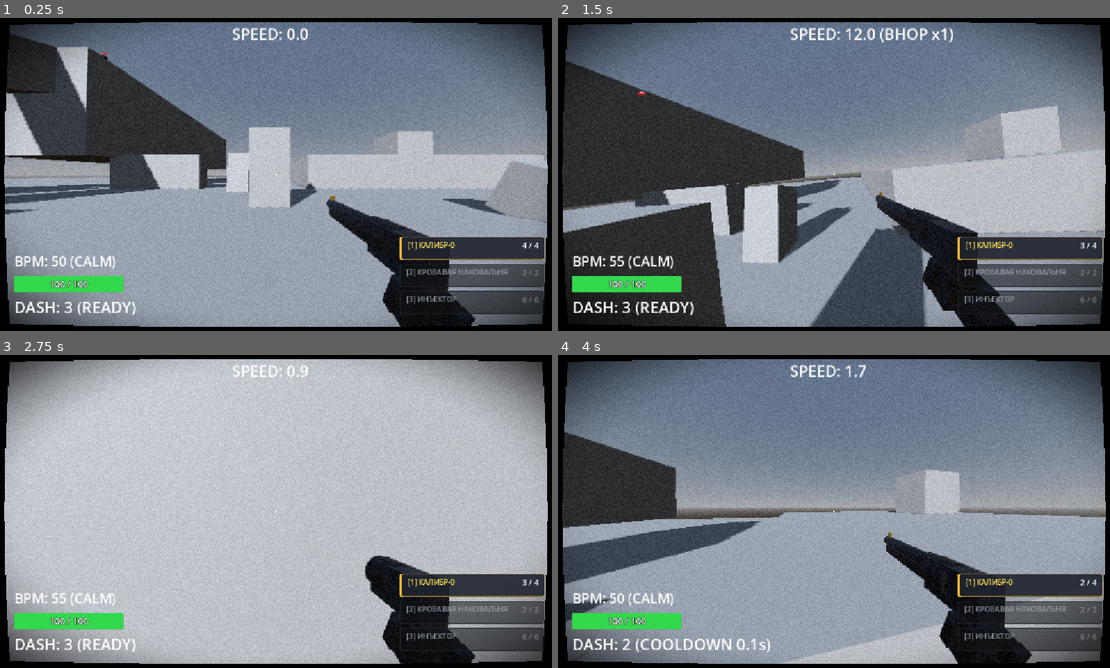
Above: before the commit, frames 1-4 (two rows, left to right).
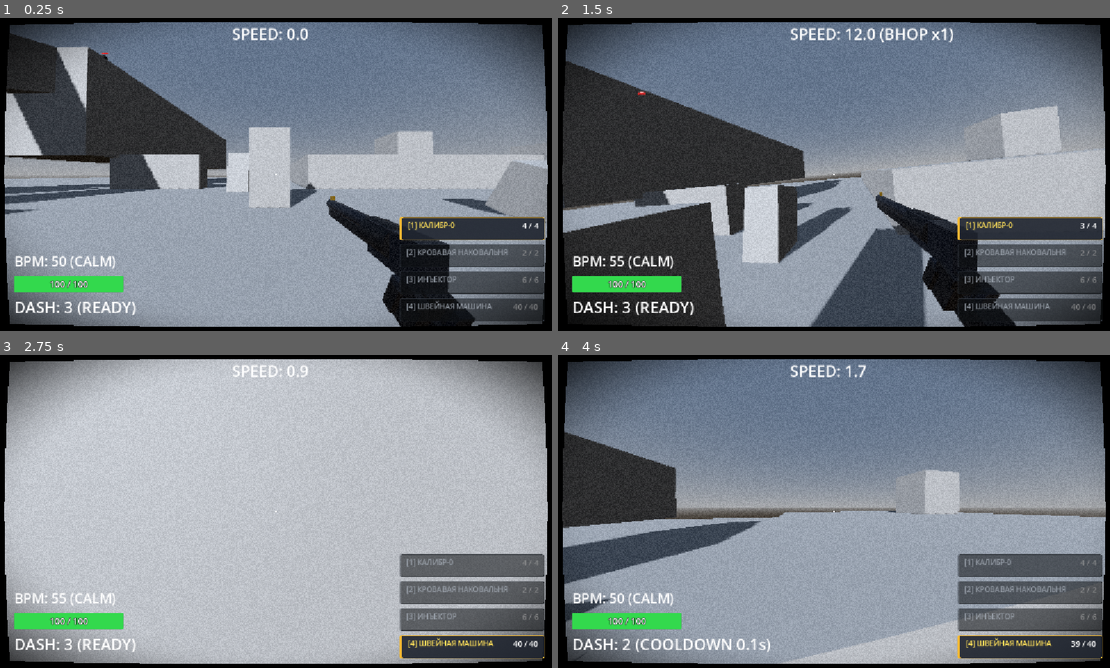
Above: after the commit, the same moments.

Repository: ggou3/voidkill
Game: Godot game, scene res://world.tscn
Same seed, same stepped clock (60 frames per second), same inputs: the game is played once before the commit and once after it.
Inputs (mouse positions are in pixels of both pictures, inside the frame that each line leads up to):
- Up to frame 1 (0.25 s): no input
- Up to frame 2 (1.5 s): tap Enter at 0.5 s; move the mouse to (867, 174) at 0.52 s; hold Right mouse button (alt_fire) 0.53-1.28 s; hold W (move_forward) from 0.53 s (still down); tap Space (jump) at 0.77 s; click (867, 174) at 0.8 s; move the mouse to (806, 174) at 1.27 s; click (806, 174) at 1.35 s
- Up to frame 3 (2.75 s): keep holding W (move_forward); tap Space (jump) at 1.52 s; tap 4 at 1.55, 2.1 s; move the mouse to (292, 505) at 2.02 s; hold Right mouse button (alt_fire) from 2.03 s (still down)
- Up to frame 4 (4 s): keep holding W (move_forward); move the mouse to (828, 517) at 2.77 s; release Right mouse button (alt_fire) at 2.78 s; right-click (828, 517) at 2.85 s; tap Space (jump) at 3.02, 3.77 s; click (828, 517) at 3.05 s; move the mouse to (878, 514) at 3.52 s; hold Shift (dash) from 3.53 s (still down); tap 4 at 3.8 s

The runs differ from the first frame. In frame 1, 5.0% of the frame differs, in the area x 72-99%, y 63-97%; in frame 2, 5.4%; in frame 3, 8.7%; in frame 4, 9.3%, in the area x 59-99%, y 56-99%.

Commit message:
Add Sewing Machine weapon step 1: automatic needle fire, needle stacking with 6s lifetime, and enemy visual indicators

Diff:
--- a/enemy.gd
+++ b/enemy.gd
@@ -47,6 +47,8 @@
 var poison_tick_interval: float = 0.5
 var poison_tick_timer: float = 0.0
 var poison_damage_per_tick: int = 3
+var needle_count: int = 0
+var needle_timers: Array[float] = []
 var inflation_tween: Tween = null
 var inflation_pulse_tween: Tween = null
 
@@ -181,6 +183,22 @@
 		if poison_tick_timer <= 0.0:
 			poison_tick_timer = poison_tick_interval
 			_apply_poison_tick()
+
+	# Обработка застрявших игл: независимый таймер 6.0с на каждую иглу
+	if not needle_timers.is_empty():
+		var write_idx = 0
+		var changed = false
+		for i in range(needle_timers.size()):
+			var t = needle_timers[i] - delta
+			if t > 0.0:
+				needle_timers[write_idx] = t
+				write_idx += 1
+			else:
+				changed = true
+		if changed:
+			needle_timers.resize(write_idx)
+			needle_count = write_idx
+			_update_needle_visuals()
 
 	match current_state:
 		State.IDLE:
@@ -428,6 +446,43 @@
 	if health <= 0:
 		explosion_chain_depth = 0
 		set_state(State.DEAD)
+
+func add_needle():
+	if current_state == State.DEAD:
+		return
+	needle_timers.append(6.0)
+	needle_count = needle_timers.size()
+	_update_needle_visuals()
+	print("[%s] Needle stuck! Total needles: %d" % [name, needle_count])
+
+func _update_needle_visuals():
+	if current_state == State.DEAD:
+		return
+	if is_inflated:
+		return # Визуал раздутия Инъектора имеет приоритет
+
+	if needle_count > 0:
+		# Мягкое увеличение размера пропорционально количеству игл (до +18% при 30 иглах)
+		var n_factor = clamp(float(needle_count) / 30.0, 0.0, 1.0)
+		var target_scale = Vector3.ONE * (1.0 + n_factor * 0.18)
+		if body_mesh:
+			body_mesh.scale = target_scale
+			if not body_override_mat:
+				var orig_mat = body_mesh.get_surface_override_material(0)
+				body_override_mat = orig_mat.duplicate() if orig_mat else StandardMaterial3D.new()
+				body_mesh.set_surface_override_material(0, body_override_mat)
+			body_override_mat.emission_enabled = true
+			body_override_mat.emission = Color(0.75, 0.88, 1.0) # Металлический отблеск игл
+			body_override_mat.emission_energy_multiplier = 0.4 + n_factor * 1.6
+		if head_mesh:
+			head_mesh.scale = target_scale
+	else:
+		if body_mesh:
+			body_mesh.scale = Vector3.ONE
+			if body_override_mat:
+				body_override_mat.emission_enabled = false
+		if head_mesh:
+			head_mesh.scale = Vector3.ONE
 
 func inflate():
 	if is_inflated or current_state == State.DEAD:
--- a/head.gd
+++ b/head.gd
@@ -19,6 +19,7 @@
 @onready var revolver_model = $Camera3D/Revolver
 @onready var shotgun_model = $Camera3D/Shotgun
 @onready var injector_model = get_node_or_null("Camera3D/Injector")
+@onready var smg_model = get_node_or_null("Camera3D/SewingMachine")
 @onready var left_arm = $Camera3D/LeftArm
 
 var active_weapon: Node3D
@@ -89,6 +90,8 @@
 		shotgun_model.visible = (index == 1)
 	if injector_model:
 		injector_model.visible = (index == 2)
+	if smg_model:
+		smg_model.visible = (index == 3)
 
 	if index == 0:
 		active_weapon = revolver_model
@@ -96,6 +99,8 @@
 		active_weapon = shotgun_model
 	elif index == 2:
 		active_weapon = injector_model
+	elif index == 3:
+		active_weapon = smg_model if smg_model else null
 
 	if active_weapon:
 		active_weapon.position = weapon_default_pos
--- a/player.gd
+++ b/player.gd
@@ -188,6 +188,7 @@
 		if event.keycode == KEY_1: weapons.switch_weapon(0)
 		elif event.keycode == KEY_2: weapons.switch_weapon(1)
 		elif event.keycode == KEY_3: weapons.switch_weapon(2)
+		elif event.keycode == KEY_4: weapons.switch_weapon(3)
 
 	if event.is_action_pressed("shoot"):
 		weapons.shoot(has_infinite_ammo())
--- a/scripts/audio_manager.gd
+++ b/scripts/audio_manager.gd
@@ -30,7 +30,8 @@
 	"reload": 0.34,
 	"slide": 1.5,
 	"dry_fire": 0.08,
-	"rail_shot": 0.32
+	"rail_shot": 0.32,
+	"needle_shot": 0.06
 }
 
 var external_sounds: Dictionary = {}
@@ -242,6 +243,7 @@
 	sound_buffers["reload"] = _gen_reload()
 	sound_buffers["dry_fire"] = _gen_dry_fire()
 	sound_buffers["rail_shot"] = _gen_rail_shot()
+	sound_buffers["needle_shot"] = _gen_needle_shot()
 
 func _gen_dry_fire() -> PackedVector2Array:
 	var dur = sound_durations["dry_fire"]
@@ -256,6 +258,23 @@
 		phase += freq * dt * TAU
 		var env = exp(-t * 55.0)
 		var s = sin(phase) * env * 0.35
+		arr[i] = Vector2(s, s)
+	return arr
+
+func _gen_needle_shot() -> PackedVector2Array:
+	var dur = sound_durations["needle_shot"]
+	var samples = int(dur * MIX_RATE)
+	var arr = PackedVector2Array()
+	arr.resize(samples)
+	var dt = 1.0 / MIX_RATE
+	var phase: float = 0.0
+	for i in range(samples):
+		var t = float(i) * dt
+		var freq = 2600.0 * exp(-t * 90.0) + 400.0
+		phase += TAU * freq * dt
+		var click = sin(phase) * exp(-t * 75.0) * 0.42
+		var noise = randf_range(-1.0, 1.0) * exp(-t * 95.0) * 0.32
+		var s = clamp((click + noise) * 0.5, -1.0, 1.0)
 		arr[i] = Vector2(s, s)
 	return arr
 
--- a/weapon_manager.gd
+++ b/weapon_manager.gd
@@ -3,8 +3,8 @@
 var current_weapon_index = 0
 var is_reloading = false
 var is_bursting = false
-var fire_timers = [0.0, 0.0, 0.0]
-var passive_reload_timers = [0.0, 0.0, 0.0]
+var fire_timers = [0.0, 0.0, 0.0, 0.0]
+var passive_reload_timers = [0.0, 0.0, 0.0, 0.0]
 var active_reload_timer = 0.0
 
 var anvil_alt_cooldown: float = 1.2
@@ -67,10 +67,28 @@
 		"air_multiplier": 1.0,
 		"has_vacuum": false,
 		"is_injector": true
+	},
+	{
+		"name": "ШВЕЙНАЯ МАШИНА",
+		"max_ammo": 40,
+		"damage": 6,
+		"pellets": 1,
+		"spread": 0.02,
+		"fire_rate": 0.1, # 10 выстрелов/сек (0.1с интервал)
+		"reload_time": 2.0,
+		"cam_shake": 0.025,
+		"weapon_kick": 0.08,
+		"knockback": 1.0,
+		"upward_kick": 0.0,
+		"headshot_multiplier": 1.5,
+		"air_multiplier": 1.0,
+		"has_vacuum": false,
+		"is_automatic": true,
+		"is_sewing_machine": true
 	}
 ]
 
-var ammos = [4, 2, 6]
+var ammos = [4, 2, 6, 40]
 
 @onready var head = $"../Head"
 @onready var ammo_label = $"../HUD/AmmoLabel"
@@ -209,6 +227,14 @@
 			ammos[current_weapon_index] = weapons[current_weapon_index]["max_ammo"]
 			is_reloading = false
 			active_reload_timer = 0.0
+
+	# Автоматическая стрельба при удержании ЛКМ
+	if current_weapon_index < weapons.size() and weapons[current_weapon_index].get("is_automatic", false):
+		if Input.is_action_pressed("shoot") and not is_reloading and fire_timers[current_weapon_index] <= 0:
+			var inf = false
+			if is_instance_valid(player_node) and player_node.has_method("has_infinite_ammo"):
+				inf = player_node.has_infinite_ammo()
+			shoot(inf)
 
 	# Пассивная перезарядка неактивного оружия в фоне
 	for i in range(weapons.size()):
@@ -350,6 +376,9 @@
 	elif current_weapon_index == 2:
 		# Инъектор: ПКМ раздутие (независимый кулдаун, не зависит от магазина ЛКМ)
 		_fire_injector_inflate()
+	elif current_weapon_index == 3:
+		# Швейная машина: ПКМ заградительный залп (следующий шаг)
+		pass
 
 func _fire_anvil_piston():
 	if anvil_alt_timer > 0.0:
@@ -1135,6 +1164,8 @@
 		AudioManager.play_sound("shotgun_shot")
 	elif weapon_idx == 2:
 		AudioManager.play_sound("injector_shot")
+	elif weapon_idx == 3:
+		AudioManager.play_sound("needle_shot")
 
 	var aim_dir = head.get_aim_direction()
 	var start_pos = head.get_muzzle_position()
@@ -1200,6 +1231,8 @@
 
 					if weapon_idx == 2 and target.has_method("apply_poison_dot"):
 						target.apply_poison_dot(3.0, 3, 0.5)
+					elif weapon_idx == 3 and target.has_method("add_needle"):
+						target.add_needle()
 
 					target.take_damage(final_dmg, knockback_vector, hit_pos, false, false, false, is_headshot)
 
@@ -1211,6 +1244,8 @@
 			spawn_shotgun_pellet_tracer(start_pos, hit_pos)
 		elif weapon_idx == 2:
 			spawn_syringe_tracer(start_pos, hit_pos)
+		elif weapon_idx == 3:
+			spawn_needle_tracer(start_pos, hit_pos)
 
 func spawn_shotgun_pellet_tracer(start_pos: Vector3, end_pos: Vector3):
 	var dir = end_pos - start_pos
@@ -1320,6 +1355,60 @@
 	tween.tween_property(mat, "albedo_color:a", 0.0, 0.18).set_trans(Tween.TRANS_QUAD).set_ease(Tween.EASE_OUT)
 	tween.tween_callback(mesh_inst.queue_free)
 
+func spawn_needle_tracer(start_pos: Vector3, end_pos: Vector3):
+	var dir = end_pos - start_pos
+	var dist = dir.length()
+	if dist < 0.2:
+		return
+
+	var forward = dir / dist
+	var up = Vector3.UP
+	if abs(forward.dot(up)) > 0.92:
+		up = Vector3.RIGHT
+	var right = forward.cross(up).normalized()
+	up = right.cross(forward).normalized()
+
+	var mesh_inst = MeshInstance3D.new()
+	var st = SurfaceTool.new()
+	st.begin(Mesh.PRIMITIVE_TRIANGLES)
+
+	var r = 0.012
+	st.add_vertex(start_pos - right * r)
+	st.add_vertex(end_pos + right * r)
+	st.add_vertex(end_pos - right * r)
+
+	st.add_vertex(start_pos - right * r)
+	st.add_vertex(start_pos + right * r)
+	st.add_vertex(end_pos + right * r)
+
+	st.add_vertex(start_pos - up * r)
+	st.add_vertex(end_pos + up * r)
+	st.add_vertex(end_pos - up * r)
+
+	st.add_vertex(start_pos - up * r)
+	st.add_vertex(start_pos + up * r)
+	st.add_vertex(end_pos + up * r)
+
+	mesh_inst.mesh = st.commit()
+
+	var mat = StandardMaterial3D.new()
+	mat.transparency = BaseMaterial3D.TRANSPARENCY_ALPHA
+	mat.blend_mode = BaseMaterial3D.BLEND_MODE_ADD
+	mat.shading_mode = BaseMaterial3D.SHADING_MODE_UNSHADED
+	mat.cull_mode = BaseMaterial3D.CULL_DISABLED
+	mat.albedo_color = Color(0.85, 0.95, 1.0, 0.9)
+	mesh_inst.material_override = mat
+
+	var scene_root = get_tree().current_scene if get_tree().current_scene else get_parent()
+	if not scene_root:
+		return
+	scene_root.add_child(mesh_inst)
+	mesh_inst.global_transform = Transform3D.IDENTITY
+
+	var tween = create_tween()
+	tween.tween_property(mat, "albedo_color:a", 0.0, 0.10).set_trans(Tween.TRANS_QUAD).set_ease(Tween.EASE_OUT)
+	tween.tween_callback(mesh_inst.queue_free)
+
 func spawn_bullet_tracer(start_pos: Vector3, end_pos: Vector3):
 	var dir = end_pos - start_pos
 	var dist = dir.length()
Not shown, changed: DESIGN.md
